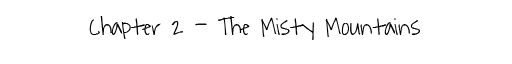
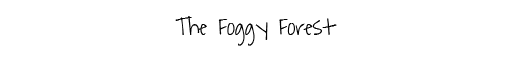
The second 512 x 64 image is a revision of the first. Changes to its layers:
hid "Chapter 2: The Misty Mountains" (2nd of 2), painted on it over left=89, top=16, right=420, bottom=40
renamed "Chapter 1 - The Foggy Forest" to "The Foggy Forest", showed it, painted on it over left=116, top=16, right=397, bottom=46
